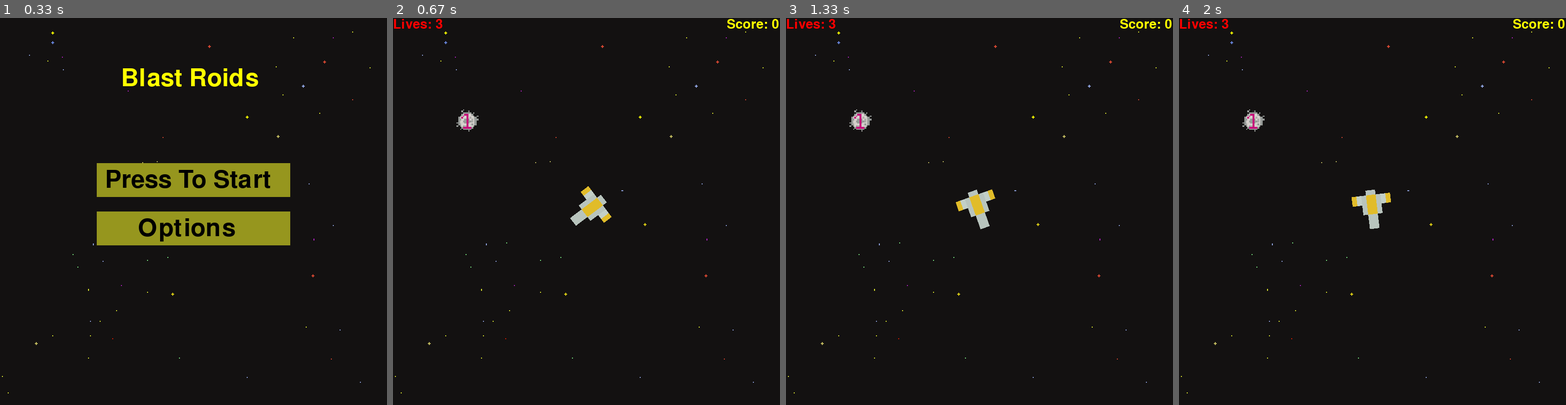
Above: before the commit, frames 1-4 (left to right).
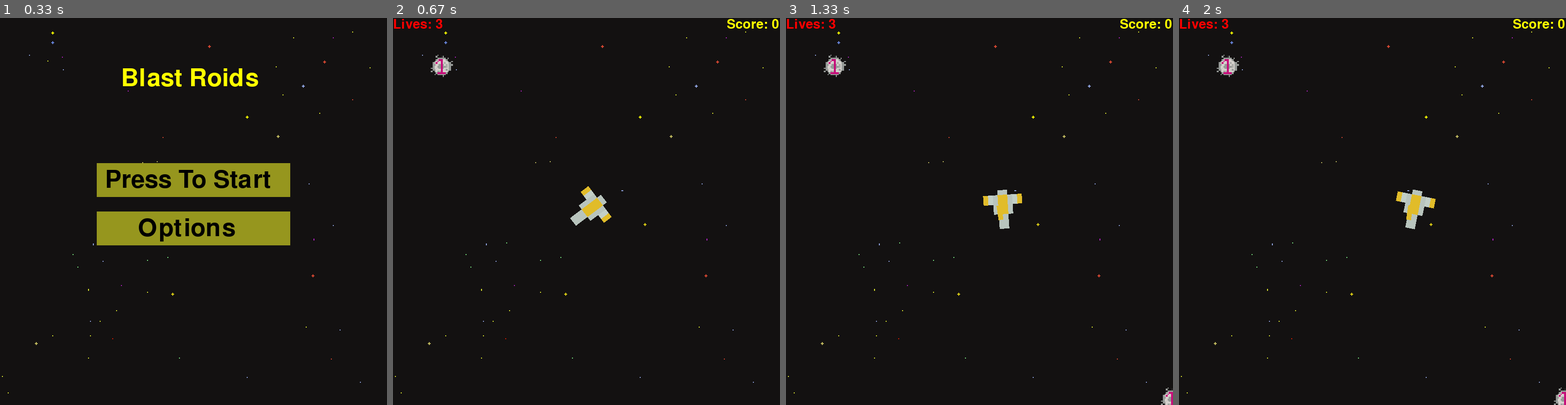
Above: after the commit, the same moments.

Repository: mrmastercat604me/pygame_project
Game: pygame game, started from maingame.py
The game is run twice, just before and just after one commit, with the same random seed, the same clock (stepped at 60 frames per second) and the same inputs.
Inputs (mouse positions are in pixels of both pictures, inside the frame that each line leads up to):
- Up to frame 1 (0.33 s): no input
- Up to frame 2 (0.67 s): press the mouse at (586, 180) at 0.37 s; move the mouse to (524, 242) at 0.47 s; release the mouse at (466, 304) at 0.6 s
- Up to frame 3 (1.33 s): press the mouse at (979, 180) at 0.7 s; move the mouse to (1002, 211) at 0.8 s; release the mouse at (1025, 246) at 0.93 s; hold M from 1 s (still down); hold D from 1 s (still down); click (1010, 292) at 1.08 s
- Up to frame 4 (2 s): release M at 1.47 s; release D at 1.47 s; hold D 1.5-1.97 s; click (1387, 339) at 1.58 s

Frame 1 is identical in both runs. In frame 2, 0.4% of the frame differs, in the area x 9-23%, y 9-30%; in frame 3, 1.4%; in frame 4, 1.5%, in the area x 9-100%, y 9-100%.

Commit message:
Meteors.

Diff:
--- a/classes.py
+++ b/classes.py
@@ -6,17 +6,19 @@
         self.image = pygame.image.load(f'assets/pixel_ship_{self.color}.png')
         self.surface = surface
         self.velocity = 7
-        self.click = False
         self.lives = 3
         self.status = "alive"
+        self.click = False
         self.score = 0
         self.rect = self.image.get_rect()
         self.rect.center = pos
-        self.laser = Laser(self.color,(-100,-100),self.surface)
+        self.laser = None
+        self.angle = 0
 
 
-    def controls(self):
-        for event in pygame.event.get():
+    def controls(self,events):
+        click = False
+        for event in events:
             key = pygame.key.get_pressed()
             if key[pygame.K_w]:
                 self.rect.y -= self.velocity
@@ -26,42 +28,47 @@
                 self.rect.y += self.velocity
             if key[pygame.K_d]:
                 self.rect.x += self.velocity
-            if event.type == pygame.MOUSEBUTTONDOWN:
-                if event.button == 1:
-                    self.click = True
-            # if event.type == pygame.MOUSEBUTTONUP:
-            #     if event.button == 1:
-            #         self.click = False
             if event.type == pygame.QUIT:
                 pygame.quit()
             if key[pygame.K_ESCAPE]:
                 self.status = "dead"
-        if self.click:
-            self.laser = Laser(self.color,self.rect.center,self.surface)
-            print("PEW")
-        self.click = False
+            if event.type == pygame.MOUSEBUTTONDOWN:
+                if event.button == 1:
+                    self.click = True
 
     def render(self,correction_angle):
             mx, my = pygame.mouse.get_pos()
             dx,dy =  mx - self.rect.centerx, my - self.rect.centery
-            angle =  math.degrees(math.atan2(-dy, dx)) - correction_angle
-            rot_image = pygame.transform.rotate(self.image,angle)
+            self.angle =  math.degrees(math.atan2(-dy, dx)) - correction_angle
+            rot_image = pygame.transform.rotate(self.image,self.angle)
             rot_image_rect = rot_image.get_rect(center = self.rect.center)
             #DEBUG pygame.draw.rect(surface,(255,255,255),rot_image_rect,2)
             self.surface.blit(rot_image,rot_image_rect.topleft)
-            self.laser.run()
+            if self.laser is not None:
+                self.laser.run()
 
     def collision(self):
         pass
 
-    def status(self):
+    def get_status(self):
         if self.lives <= 0:
             self.status = "dead"
+        else:
+            self.status = "alive"
 
+    def summon_laser(self):
+        if self.click:
+            self.laser = Laser(self.color,self.rect.center,self.surface)
+            self.laser.degrees = self.angle
+            self.laser.image = pygame.transform.rotate(self.laser.image,self.laser.degrees)
+            self.laser.rect = self.laser.image.get_rect(center = self.laser.rect.center)
+        self.click = False
 
-    def run(self):
-        self.controls()
+    def run(self,events):
+        self.controls(events)
         self.collision()
+        self.get_status()
+        self.summon_laser()
         self.render(90)
 
 
@@ -74,35 +81,45 @@
         self.click = False
         self.rect = self.image.get_rect()
         self.rect.center = pos
+        self.degrees = 0
 
         self.base = pygame.image.load(f'assets/pixel_laser_{self.color}.png')
         self.base_rect = self.base.get_rect()
         self.base_rect.center = (-100,-100)
 
-    def face_mouse(self,correction_angle):
-        mx, my = pygame.mouse.get_pos()
-        dx,dy =  mx - self.rect.centerx, my - self.rect.centery
-        angle =  math.degrees(math.atan2(-dy, dx)) - correction_angle
-        rot_image = pygame.transform.rotate(self.image,angle)
-        rot_image_rect = rot_image.get_rect(center = self.rect.center)
-        #DEBUG pygame.draw.rect(surface,(255,255,255),rot_image_rect,2)
-        self.surface.blit(rot_image,rot_image_rect.topleft)
+    def render(self):
+        self.surface.blit(self.image,self.rect)
 
 
     def collision(self):
         pass
 
     def run(self):
-        self.face_mouse(90)
+        self.render()
         self.collision()
+
 
 class Meteor():
     def __init__(self,level,pos,surface):
-        self.image = pygame.image.load(f'assets/meteor{level}')
+        self.image = pygame.image.load(f'assets/meteor{level}.png')
         self.surface = surface
         self.level = level
         self.rect = self.image.get_rect()
         self.rect.center = pos
 
-    def collision(self):
-        pass
+    def collision(self,rect):
+        if self.rect.x >= 800:
+            pass
+        elif self.rect.x <= 0:
+            pass
+        elif self.rect.y >= 800:
+            pass
+        elif self.rect.y <= 0:
+            pass
+        else:
+            pass
+        if self.rect.colliderect(rect):
+           return True
+        return False
+    def render(self):
+        self.surface.blit(self.image,self.rect)
--- a/game.py
+++ b/game.py
@@ -1,5 +1,6 @@
 import pygame
 import random,math,sys
+from classes import Meteor
 
 
 def draw_text(text, font, color, surface, x,y):
@@ -11,13 +12,16 @@
 def game(surface,player,clock,background,background_rect):
 
     running = True
-    enemyimage = pygame.image.load("assets/meteor1.png")
-    enemyimage_rect= enemyimage.get_rect()
-    enemyimage_rect.x = random.randint(20,780)
-    enemyimage_rect.y = random.randint(20,780)
-    if enemyimage_rect.colliderect(player.rect):
-        enemyimage_rect.x = random.randint(20,780)
-        enemyimage_rect.y = random.randint(20,780)
+    #enemyimage = pygame.image.load("assets/meteor1.png")
+    # enemyimage_rect= enemyimage.get_rect()
+    # enemyimage_rect.x = random.randint(20,780)
+    # enemyimage_rect.y = random.randint(20,780)
+    # if enemyimage_rect.colliderect(player.rect):
+    #     enemyimage_rect.x = random.randint(20,780)
+    #     enemyimage_rect.y = random.randint(20,780)
+    meteors = []
+    meteor = Meteor(1,(100,100),surface)
+    meteors.append(meteor)
 
 
     laser = pygame.image.load(f'assets/pixel_laser_{player.color}.png')
@@ -28,28 +32,36 @@
     laser_first_rect.center = (-100,-100)
 
     surface.fill((0,0,0))
+
     while running:
-        for event in pygame.event.get():
+        events = pygame.event.get()
+        for event in events:
             if event.type == pygame.QUIT:
                 pygame.quit()
                 sys.exit()
             if event.type == pygame.KEYDOWN:
                 if event.key == pygame.K_ESCAPE:
                     running = False
+                if event.key == pygame.K_m:
+                    meteor = Meteor(1,(random.randint(0,800),random.randint(0,800)),surface)
+                    meteors.append(meteor)
         if player.status == "dead":
             running = False
 
 
-        #if enemyimage_rect.colliderect(player.rect):
-        #    lives -= 1
-       #     enemyimage_rect.x = random.randint(20,780)
-        #    enemyimage_rect.y = random.randint(20,780)
 
 
+        # if enemyimage_rect.colliderect(player.rect):
+        #     player.lives -= 1
+        #     enemyimage_rect.x = random.randint(20,780)
+        #     enemyimage_rect.y = random.randint(20,780)
+        #     if enemyimage_rect.colliderect(player.rect):
+        #         enemyimage_rect.x = random.randint(20,780)
+        #         enemyimage_rect.y = random.randint(20,780)
 
-        if laser_rect.colliderect(enemyimage_rect):
-            enemyimage_rect.x = random.randint(20,780)
-            enemyimage_rect.y = random.randint(20,780)
+        # if laser_rect.colliderect(enemyimage_rect):
+        #     enemyimage_rect.x = random.randint(20,780)
+        #     enemyimage_rect.y = random.randint(20,780)
 
 
 
@@ -58,11 +70,15 @@
         font = pygame.font.SysFont(None, 40)
         draw_text((f"Lives: {player.lives}"),font,(255,0,0),surface,0,0)
         draw_text((f"Score: {player.score}"),font,(255,255,0),surface,690,0)
-        font = pygame.font.SysFont(None, 75)
 
-        player.run()
-        surface.blit(enemyimage,enemyimage_rect)
+        #surface.blit(enemyimage,enemyimage_rect)
+        player.run(events)
+        for meteor in meteors:
+            meteor.render()
+            if player.laser is not None:
+                if meteor.collision(player.laser.rect):
+                    meteors.remove(meteor)
 
-        surface.blit(laser,laser_rect)
+
         pygame.display.update()
         clock.tick(60)
